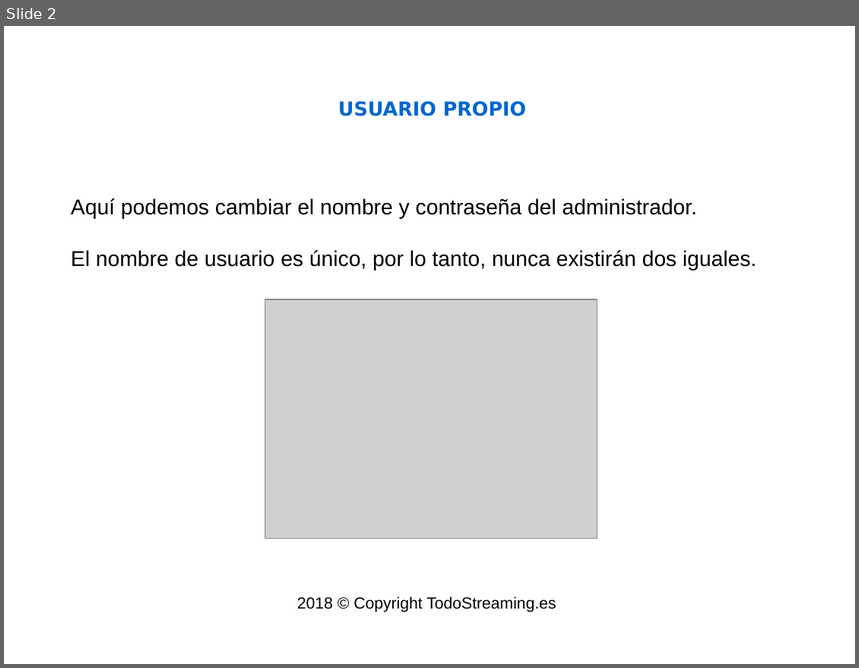
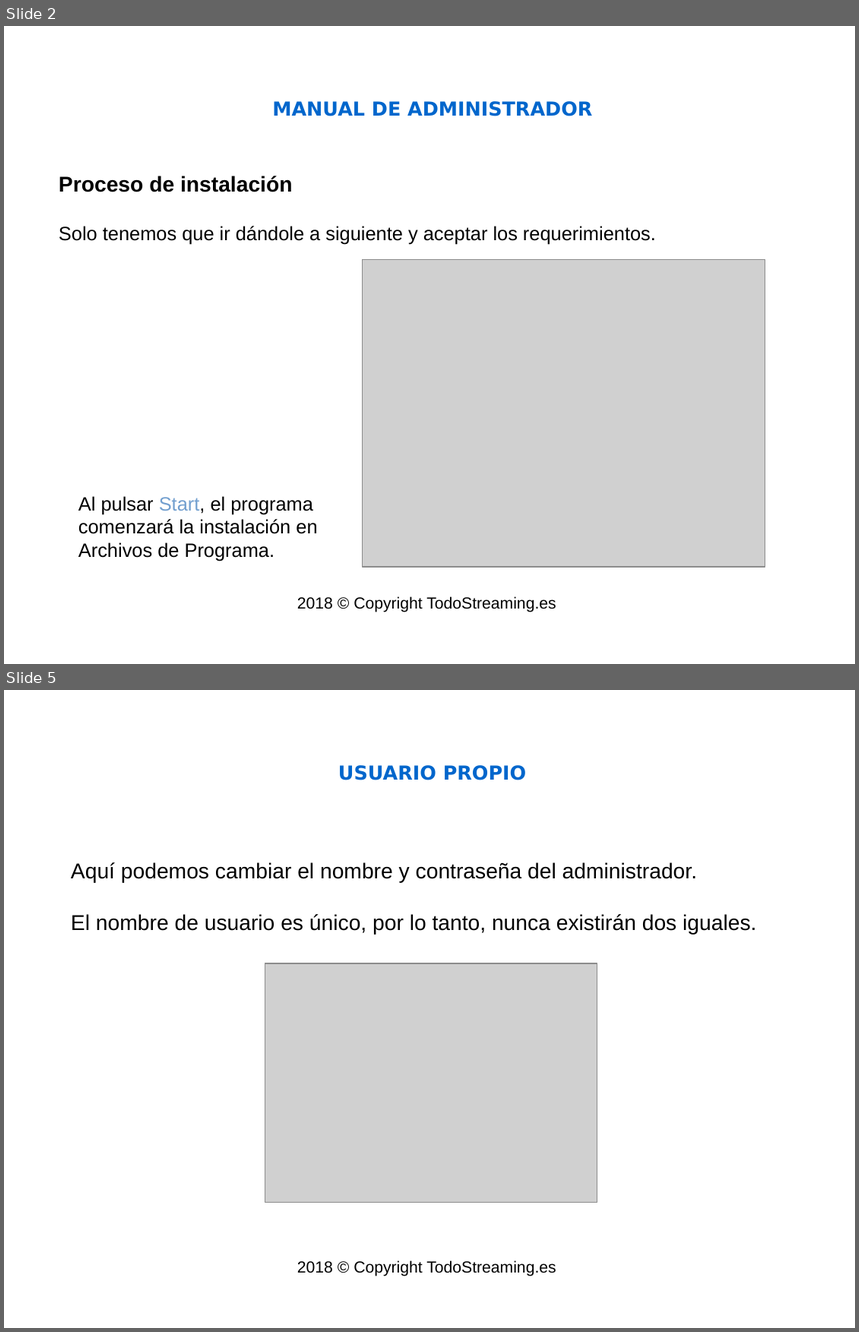
Before and after one commit to isaacml/instore, a slide deck: docs/Manual Administrador.odp. Shown one above the other, each under a label of ours: slide 2 before the commit, slides 2 and 5 after it; the slides between them are not shown. The pictures are 859x668 and 859x1332 pixels, drawn with LibreOffice and Linux fonts; fonts in the diff are those of the drawing; grey boxes stand for pictures; background and template pictures are left out. Boxes give left, top, right and bottom in pixels: in the first picture for what was removed or moved away, otherwise in the second. Text is boxed around its words. In the diff, an @@ line names an element or a change of style, - is before the commit and + after.

Commit message:
Actualizaciones: manuales y software

```diff
--- a/docs/Manual Administrador.odp
+++ b/docs/Manual Administrador.odp
@@ slide 2 added at [4, 26, 855, 664], background picture (left out) @@
@@ title added at [272, 101, 592, 116], 18 pt, text #0066CC, bold @@
+MANUAL DE ADMINISTRADOR
@@ subtitle added at [59, 176, 656, 245], 18 pt, text #000000 @@
+Proceso de instalación
+Solo tenemos que ir dándole a siguiente y aceptar los requerimientos.
@@ picture added at [363, 260, 766, 567] @@
@@ text added at [78, 496, 317, 561], 18 pt, text #000000 @@
+Al pulsar Start, el programa comenzará la instalación en Archivos de Programa.
@@ text added at [297, 597, 556, 613], 15 pt, text #000000 @@
+2018 © Copyright TodoStreaming.es
@@ what was slide 2 is now slide 5 @@
```
Also in this commit, not shown: 1 slide changed, 2 other slides added, 18 other files.
